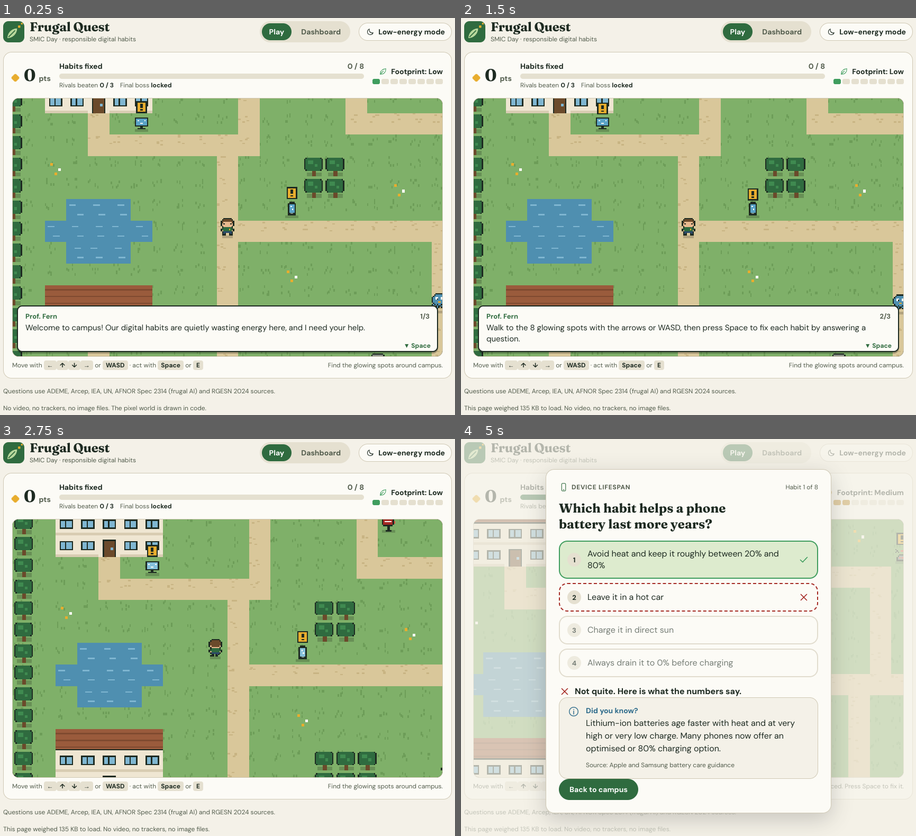
Above: before the commit, frames 1-4 (two rows, left to right).
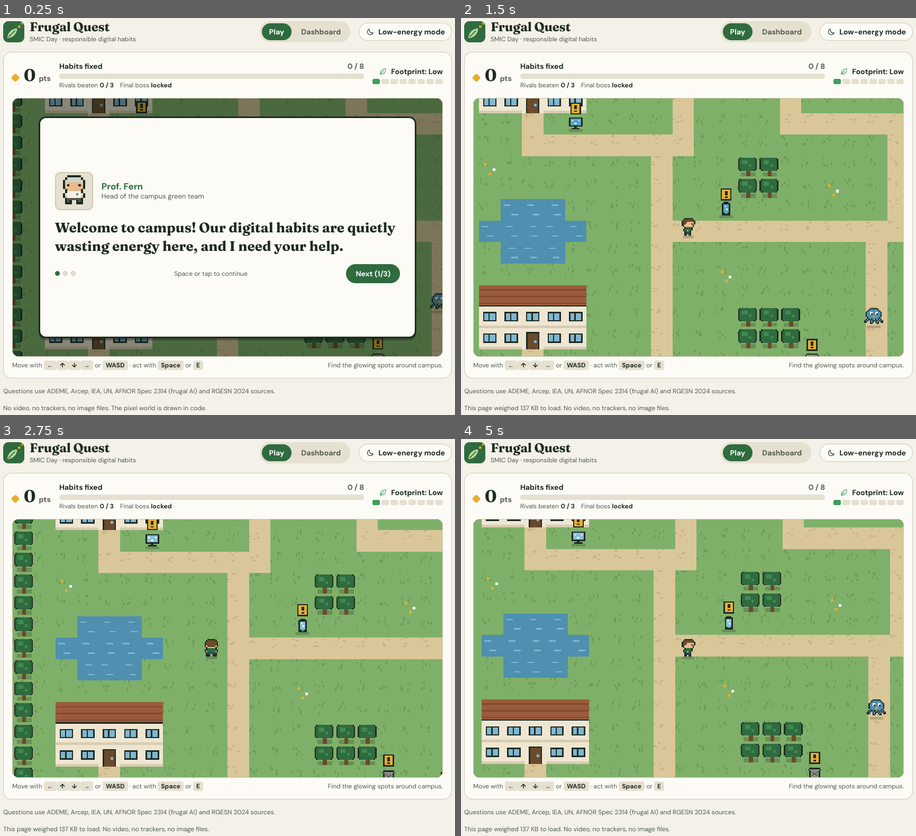
Above: after the commit, the same moments.

Repository: ArthurrMrv/gun_game
Game: browser game, page index.html
The game is run twice, just before and just after one commit, with the same random seed, the same clock (stepped at 60 frames per second) and the same inputs.
Inputs (mouse positions are in pixels of both pictures, inside the frame that each line leads up to):
- Up to frame 1 (0.25 s): no input
- Up to frame 2 (1.5 s): click "Play" at 0.27 s; click "Play" (after the commit: "Next (1/3)") at 0.52 s; click "Play" (after the commit: "Next (2/3)") at 0.77 s; hold Right from 1.03 s (still down); click (688, 252) at 1.07 s; tap Space at 1.1 s
- Up to frame 3 (2.75 s): release Right at 1.53 s; hold Down 1.58-1.85 s; tap Space at 1.6, 2.1, 2.6 s; click (141, 621) at 1.67 s; hold Left 1.9-2.47 s; click (313, 609) at 2.27 s; hold Up from 2.52 s (still down)
- Up to frame 4 (5 s): release Up at 2.82 s; click (752, 701) at 2.87 s; hold Right 2.87-3.53 s; tap Space every 0.5 s from 3.1 to 4.6 s; click (579, 712) at 3.47 s; hold Up 3.58-3.82 s; hold Left 3.87-4.3 s; click (688, 597) at 4.07 s; hold Down 4.35-4.68 s; click (815, 661) at 4.67 s; hold Right from 4.73 s (still down)

The runs differ from the first frame. In frame 1, 55% of the frame differs, in the area x 2-98%, y 20-86%; in frame 2, 25%; in frame 3, 23%; in frame 4, 67%, in the area x 0-100%, y 0-100%.

Commit message:
Show dialogue as a large panel over the game screen

Diff:
--- a/index.html
+++ b/index.html
@@ -160,14 +160,22 @@
 footer { font: 400 12px/16px var(--sans); color: var(--ink-muted); display: flex; justify-content: space-between; gap: var(--space-4); flex-wrap: wrap; }
 footer a { color: var(--sky); }
 
-/* Dialogue box (RPG style) */
-.dlg { position: absolute; left: 8px; right: 8px; bottom: 8px; background: var(--surface-200); color: var(--ink); border: 2px solid var(--ink);
-  border-radius: 10px; padding: 10px 14px 12px; box-shadow: 0 3px 0 rgba(0,0,0,.25); cursor: pointer; }
-.dlg .who { font: 700 13px/18px var(--sans); color: var(--moss); display: flex; justify-content: space-between; gap: 8px; }
-.dlg .who span:last-child { color: var(--ink-muted); font-weight: 600; font-variant-numeric: tabular-nums; }
-.dlg p { margin: 2px 0 0; font: 400 15px/21px var(--sans); min-height: 42px; }
-.dlg .more { position: absolute; right: 12px; bottom: 6px; font: 700 12px/1 var(--sans); color: var(--moss); animation: nudge 1s infinite; }
-@keyframes nudge { 50% { transform: translateY(2px); } }
+/* Dialogue panel: covers most of the game screen, one message at a time */
+.dlg { position: absolute; inset: 7% 6%; display: flex; flex-direction: column; justify-content: center; gap: clamp(8px, 2vw, 16px);
+  background: var(--surface-200); color: var(--ink); border: 3px solid var(--ink); border-radius: 14px;
+  padding: clamp(14px, 3vw, 28px); box-shadow: 0 0 0 100vmax rgba(10, 18, 12, .45), 0 4px 0 rgba(0,0,0,.3); cursor: pointer; }
+.dlg .head { display: flex; align-items: center; gap: clamp(10px, 2vw, 16px); }
+.dlg canvas { width: clamp(44px, 9vw, 72px); height: auto; aspect-ratio: 1; flex: none; background: var(--surface-300); border-radius: 10px; border: 2px solid var(--line); }
+.dlg .who { font: 700 clamp(14px, 2vw, 17px)/1.3 var(--sans); color: var(--moss); }
+.dlg .role { font: 400 clamp(12px, 1.6vw, 13px)/1.3 var(--sans); color: var(--ink-muted); }
+.dlg p { margin: 0; font: 600 clamp(17px, 2.9vw, 26px)/1.35 var(--display); text-wrap: pretty; }
+.dlg .foot { display: flex; align-items: center; justify-content: space-between; gap: 12px; }
+.dots { display: flex; gap: 6px; }
+.dots i { width: 9px; height: 9px; border-radius: 50%; background: var(--surface-300); border: 1px solid var(--line); }
+.dots i.on { background: var(--moss); border-color: var(--moss); }
+.dlg .btn { padding: 8px 18px; }
+.dlg .keyhint { font: 400 12px/16px var(--sans); color: var(--ink-muted); }
+@media (max-width: 480px) { .dlg { inset: 4% 3%; } .dlg .keyhint { display: none; } }
 .sub { font: 400 12px/16px var(--sans); color: var(--ink-muted); margin-top: 4px; display: flex; gap: 12px; flex-wrap: wrap; }
 .sub b { font-weight: 600; color: var(--ink); }
 
@@ -199,7 +207,7 @@
   .modal { padding: 18px; }
   .brand b { font-size: 21px; }
 }
-@media (prefers-reduced-motion: reduce) { .fill, .hp i { transition: none; } .dlg .more { animation: none; } }
+@media (prefers-reduced-motion: reduce) { .fill, .hp i { transition: none; } }
 </style>
 
 <svg width="0" height="0" style="position:absolute" aria-hidden="true">
@@ -259,7 +267,11 @@
       </div>
       <div class="stage">
         <canvas id="cv" width="320" height="192" aria-label="Pixel campus. Move the character to the glowing spots and press Space to fix each habit." tabindex="0"></canvas>
-        <div class="dlg" id="dlg" hidden role="status" aria-live="polite"><div class="who"><span id="dlgWho"></span><span id="dlgN"></span></div><p id="dlgTxt"></p><span class="more" aria-hidden="true">▼ Space</span></div>
+        <div class="dlg" id="dlg" hidden role="dialog" aria-live="polite" aria-labelledby="dlgWho">
+          <div class="head"><canvas id="dlgPic" width="16" height="16" aria-hidden="true"></canvas><div><div class="who" id="dlgWho"></div><div class="role" id="dlgRole"></div></div></div>
+          <p id="dlgTxt"></p>
+          <div class="foot"><div class="dots" id="dlgN" aria-hidden="true"></div><span class="keyhint">Space or tap to continue</span><button class="btn btn-primary" id="dlgBtn" type="button">Next</button></div>
+        </div>
       </div>
       <div class="hint">
         <span class="kbhint">Move with <kbd>←</kbd><kbd>↑</kbd><kbd>↓</kbd><kbd>→</kbd> or <kbd>WASD</kbd> · act with <kbd>Space</kbd> or <kbd>E</kbd></span>
@@ -769,10 +781,21 @@
   dlgQ = lines; dlgI = 0; dlgDone = done || null; dlgOpen = true; keys.clear();
   $("#dlg").hidden = false; showLine();
 }
+const PROF_PAL = Object.assign({}, HERO_PAL, { h: "#cfd3c8", g: "#f4f1e8", y: "#3f9d5e", p: "#525c4c" });
+const SPEAKERS = {
+  "Prof. Fern": { role: "Head of the campus green team", draw: (c) => drawSprite(c, HERO.down[0], PROF_PAL, 3, 1) },
+  "Byte Hog": { role: "Rival · hoards data", draw: (c) => drawSprite(c, CREATURES.hog, CREATURE_PAL, 0, 1) },
+  "Stream Kraken": { role: "Rival · never stops streaming", draw: (c) => drawSprite(c, CREATURES.kraken, CREATURE_PAL, 0, 2) },
+  "Gadget Gremlin": { role: "Rival · loves new gadgets", draw: (c) => drawSprite(c, CREATURES.gremlin, CREATURE_PAL, 0, 1) },
+  "The Overclock": { role: "Final boss", draw: (c) => drawSprite(c, CREATURES.boss, CREATURE_PAL, 0, 1) }
+};
 function showLine() {
-  const l = dlgQ[dlgI];
-  $("#dlgWho").textContent = l.who; $("#dlgTxt").textContent = l.text;
-  $("#dlgN").textContent = dlgQ.length > 1 ? `${dlgI + 1}/${dlgQ.length}` : "";
+  const l = dlgQ[dlgI], sp = SPEAKERS[l.who];
+  $("#dlgWho").textContent = l.who; $("#dlgRole").textContent = sp ? sp.role : ""; $("#dlgTxt").textContent = l.text;
+  const pc = $("#dlgPic").getContext("2d"); pc.clearRect(0, 0, 16, 16); if (sp) sp.draw(pc);
+  $("#dlgN").innerHTML = dlgQ.length > 1 ? dlgQ.map((_, i) => `<i class="${i <= dlgI ? "on" : ""}"></i>`).join("") : "";
+  const lastLine = dlgI === dlgQ.length - 1;
+  $("#dlgBtn").textContent = !lastLine ? `Next (${dlgI + 1}/${dlgQ.length})` : dlgDone ? "Duel!" : "Let's go";
 }
 function advance() {
   if (!dlgOpen) return;
@@ -780,6 +803,7 @@
   dlgOpen = false; $("#dlg").hidden = true; const d = dlgDone; dlgDone = null; cv.focus(); if (d) d();
 }
 $("#dlg").addEventListener("click", advance);
+$("#dlgBtn").addEventListener("click", (e) => { e.stopPropagation(); advance(); });
 function encounter(def, rs) {
   if (rs) rs.cool = performance.now() + 1e9; // freeze while the battle runs
   keys.clear(); S.moving = false;
--- a/src/frugal-quest.html
+++ b/src/frugal-quest.html
@@ -159,14 +159,22 @@
 footer { font: 400 12px/16px var(--sans); color: var(--ink-muted); display: flex; justify-content: space-between; gap: var(--space-4); flex-wrap: wrap; }
 footer a { color: var(--sky); }
 
-/* Dialogue box (RPG style) */
-.dlg { position: absolute; left: 8px; right: 8px; bottom: 8px; background: var(--surface-200); color: var(--ink); border: 2px solid var(--ink);
-  border-radius: 10px; padding: 10px 14px 12px; box-shadow: 0 3px 0 rgba(0,0,0,.25); cursor: pointer; }
-.dlg .who { font: 700 13px/18px var(--sans); color: var(--moss); display: flex; justify-content: space-between; gap: 8px; }
-.dlg .who span:last-child { color: var(--ink-muted); font-weight: 600; font-variant-numeric: tabular-nums; }
-.dlg p { margin: 2px 0 0; font: 400 15px/21px var(--sans); min-height: 42px; }
-.dlg .more { position: absolute; right: 12px; bottom: 6px; font: 700 12px/1 var(--sans); color: var(--moss); animation: nudge 1s infinite; }
-@keyframes nudge { 50% { transform: translateY(2px); } }
+/* Dialogue panel: covers most of the game screen, one message at a time */
+.dlg { position: absolute; inset: 7% 6%; display: flex; flex-direction: column; justify-content: center; gap: clamp(8px, 2vw, 16px);
+  background: var(--surface-200); color: var(--ink); border: 3px solid var(--ink); border-radius: 14px;
+  padding: clamp(14px, 3vw, 28px); box-shadow: 0 0 0 100vmax rgba(10, 18, 12, .45), 0 4px 0 rgba(0,0,0,.3); cursor: pointer; }
+.dlg .head { display: flex; align-items: center; gap: clamp(10px, 2vw, 16px); }
+.dlg canvas { width: clamp(44px, 9vw, 72px); height: auto; aspect-ratio: 1; flex: none; background: var(--surface-300); border-radius: 10px; border: 2px solid var(--line); }
+.dlg .who { font: 700 clamp(14px, 2vw, 17px)/1.3 var(--sans); color: var(--moss); }
+.dlg .role { font: 400 clamp(12px, 1.6vw, 13px)/1.3 var(--sans); color: var(--ink-muted); }
+.dlg p { margin: 0; font: 600 clamp(17px, 2.9vw, 26px)/1.35 var(--display); text-wrap: pretty; }
+.dlg .foot { display: flex; align-items: center; justify-content: space-between; gap: 12px; }
+.dots { display: flex; gap: 6px; }
+.dots i { width: 9px; height: 9px; border-radius: 50%; background: var(--surface-300); border: 1px solid var(--line); }
+.dots i.on { background: var(--moss); border-color: var(--moss); }
+.dlg .btn { padding: 8px 18px; }
+.dlg .keyhint { font: 400 12px/16px var(--sans); color: var(--ink-muted); }
+@media (max-width: 480px) { .dlg { inset: 4% 3%; } .dlg .keyhint { display: none; } }
 .sub { font: 400 12px/16px var(--sans); color: var(--ink-muted); margin-top: 4px; display: flex; gap: 12px; flex-wrap: wrap; }
 .sub b { font-weight: 600; color: var(--ink); }
 
@@ -198,7 +206,7 @@
   .modal { padding: 18px; }
   .brand b { font-size: 21px; }
 }
-@media (prefers-reduced-motion: reduce) { .fill, .hp i { transition: none; } .dlg .more { animation: none; } }
+@media (prefers-reduced-motion: reduce) { .fill, .hp i { transition: none; } }
 </style>
 
 <svg width="0" height="0" style="position:absolute" aria-hidden="true">
@@ -258,7 +266,11 @@
       </div>
       <div class="stage">
         <canvas id="cv" width="320" height="192" aria-label="Pixel campus. Move the character to the glowing spots and press Space to fix each habit." tabindex="0"></canvas>
-        <div class="dlg" id="dlg" hidden role="status" aria-live="polite"><div class="who"><span id="dlgWho"></span><span id="dlgN"></span></div><p id="dlgTxt"></p><span class="more" aria-hidden="true">▼ Space</span></div>
+        <div class="dlg" id="dlg" hidden role="dialog" aria-live="polite" aria-labelledby="dlgWho">
+          <div class="head"><canvas id="dlgPic" width="16" height="16" aria-hidden="true"></canvas><div><div class="who" id="dlgWho"></div><div class="role" id="dlgRole"></div></div></div>
+          <p id="dlgTxt"></p>
+          <div class="foot"><div class="dots" id="dlgN" aria-hidden="true"></div><span class="keyhint">Space or tap to continue</span><button class="btn btn-primary" id="dlgBtn" type="button">Next</button></div>
+        </div>
       </div>
       <div class="hint">
         <span class="kbhint">Move with <kbd>←</kbd><kbd>↑</kbd><kbd>↓</kbd><kbd>→</kbd> or <kbd>WASD</kbd> · act with <kbd>Space</kbd> or <kbd>E</kbd></span>
@@ -768,10 +780,21 @@
   dlgQ = lines; dlgI = 0; dlgDone = done || null; dlgOpen = true; keys.clear();
   $("#dlg").hidden = false; showLine();
 }
+const PROF_PAL = Object.assign({}, HERO_PAL, { h: "#cfd3c8", g: "#f4f1e8", y: "#3f9d5e", p: "#525c4c" });
+const SPEAKERS = {
+  "Prof. Fern": { role: "Head of the campus green team", draw: (c) => drawSprite(c, HERO.down[0], PROF_PAL, 3, 1) },
+  "Byte Hog": { role: "Rival · hoards data", draw: (c) => drawSprite(c, CREATURES.hog, CREATURE_PAL, 0, 1) },
+  "Stream Kraken": { role: "Rival · never stops streaming", draw: (c) => drawSprite(c, CREATURES.kraken, CREATURE_PAL, 0, 2) },
+  "Gadget Gremlin": { role: "Rival · loves new gadgets", draw: (c) => drawSprite(c, CREATURES.gremlin, CREATURE_PAL, 0, 1) },
+  "The Overclock": { role: "Final boss", draw: (c) => drawSprite(c, CREATURES.boss, CREATURE_PAL, 0, 1) }
+};
 function showLine() {
-  const l = dlgQ[dlgI];
-  $("#dlgWho").textContent = l.who; $("#dlgTxt").textContent = l.text;
-  $("#dlgN").textContent = dlgQ.length > 1 ? `${dlgI + 1}/${dlgQ.length}` : "";
+  const l = dlgQ[dlgI], sp = SPEAKERS[l.who];
+  $("#dlgWho").textContent = l.who; $("#dlgRole").textContent = sp ? sp.role : ""; $("#dlgTxt").textContent = l.text;
+  const pc = $("#dlgPic").getContext("2d"); pc.clearRect(0, 0, 16, 16); if (sp) sp.draw(pc);
+  $("#dlgN").innerHTML = dlgQ.length > 1 ? dlgQ.map((_, i) => `<i class="${i <= dlgI ? "on" : ""}"></i>`).join("") : "";
+  const lastLine = dlgI === dlgQ.length - 1;
+  $("#dlgBtn").textContent = !lastLine ? `Next (${dlgI + 1}/${dlgQ.length})` : dlgDone ? "Duel!" : "Let's go";
 }
 function advance() {
   if (!dlgOpen) return;
@@ -779,6 +802,7 @@
   dlgOpen = false; $("#dlg").hidden = true; const d = dlgDone; dlgDone = null; cv.focus(); if (d) d();
 }
 $("#dlg").addEventListener("click", advance);
+$("#dlgBtn").addEventListener("click", (e) => { e.stopPropagation(); advance(); });
 function encounter(def, rs) {
   if (rs) rs.cool = performance.now() + 1e9; // freeze while the battle runs
   keys.clear(); S.moving = false;
